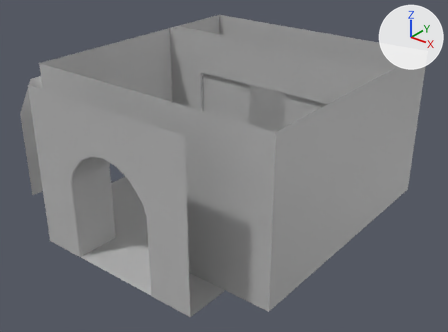
Two versions of the FBX model My project Yungay/Assets/FBX/Level3/cuarto_11_catacumbas.fbx, one commit apart.
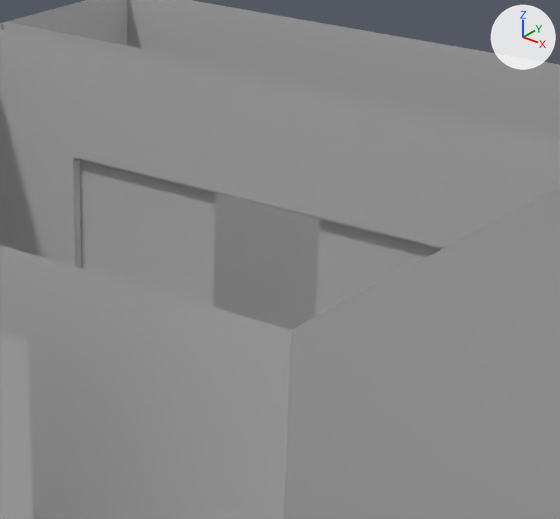
The first picture shows the older version from a camera (50 mm lens) standing at (-28.66, -75.49, 0.78) and looking at (-36.77, -65.36, -5.51). The close-ups show both versions on the part from 39% to 82% of the width and 6% to 59% of the height of that picture; other places that the commit changed are outside them. Every picture has the same lights, and +X, +Y and +Z are marked at upper right. Where no turn or scale is listed for an object, it has been applied to the vertices.
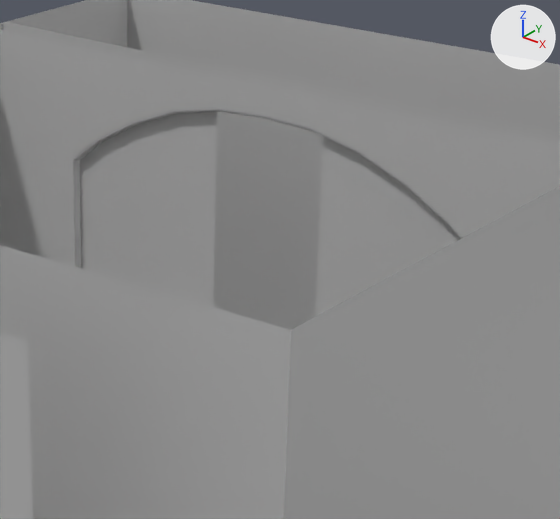
Boxes (x1, y1, x2, y2) around the edits, measured in the close-ups (560 x 519 px; the box of a moved part takes in the faces that stretch with it):
part 1 of me_mesh_003, added: after (0, 22, 560, 239)
part 2 of me_mesh_005, moved or reshaped: before (80, 160, 215, 207); after (80, 112, 217, 207)

Patch to the scene script:
```diff
--- a/My project Yungay/Assets/FBX/Level3/cuarto_11_catacumbas.fbx.py
+++ b/My project Yungay/Assets/FBX/Level3/cuarto_11_catacumbas.fbx.py
@@ me_mesh_003 @@
 # used by ob_pcube43; location = (-36.621, -64.0, -6.471)
-me_mesh_003.from_pydata(...)  # 96 vertices, 84 faces; spans x -3.0..3.0, y -0.01..0.24, z 0.0..3.51
+me_mesh_003.from_pydata(...)  # 168 vertices, 147 faces; spans x -3.0..3.0, y -0.01..0.24, z 0.0..3.51
+# me_mesh_003 part 1: 72 vertices added at x -1.75..1.75, y -0.01..0.24, z 2.69..3.5
 me_mesh_003.materials.append(mat_lambert1)
@@ me_mesh_005 @@
 me_mesh_005.from_pydata(...)  # 4 vertices, 1 face; spans x -0.75..0.75, y 0.0, z -1.01..1.01
 # used by ob_pplane10; location = (-37.863, -63.931, -4.738)
-me_mesh_005.vertices[2].co = (-0.75, 0.0, 1.01)
-me_mesh_005.vertices[3].co = (0.75, 0.0, 1.01)
+# me_mesh_005 part 2
+me_mesh_005.vertices[2].co = (-0.75, 0.0, 1.54)
+me_mesh_005.vertices[3].co = (0.75, 0.0, 1.54)
 me_mesh_005.materials.append(mat_lambert1)
```
